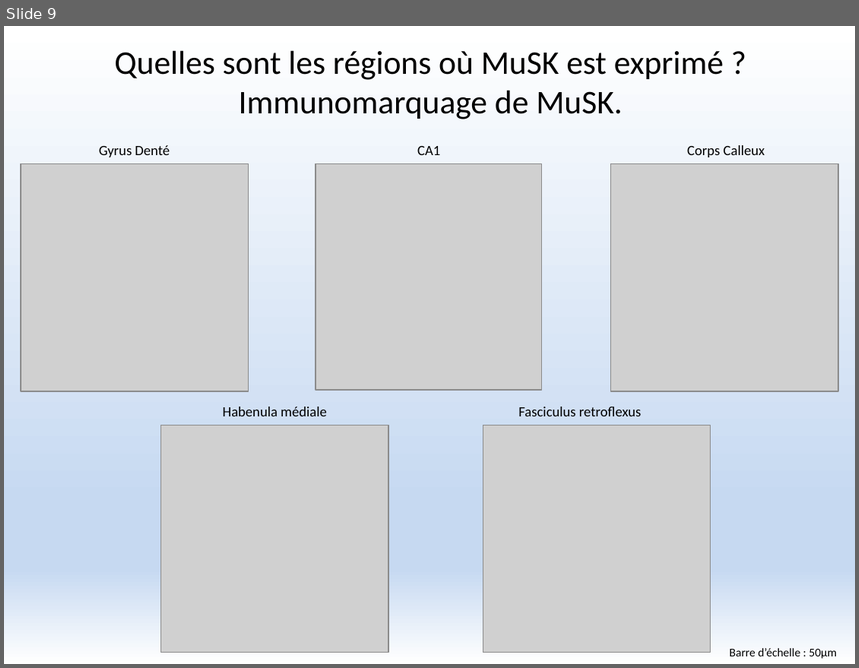
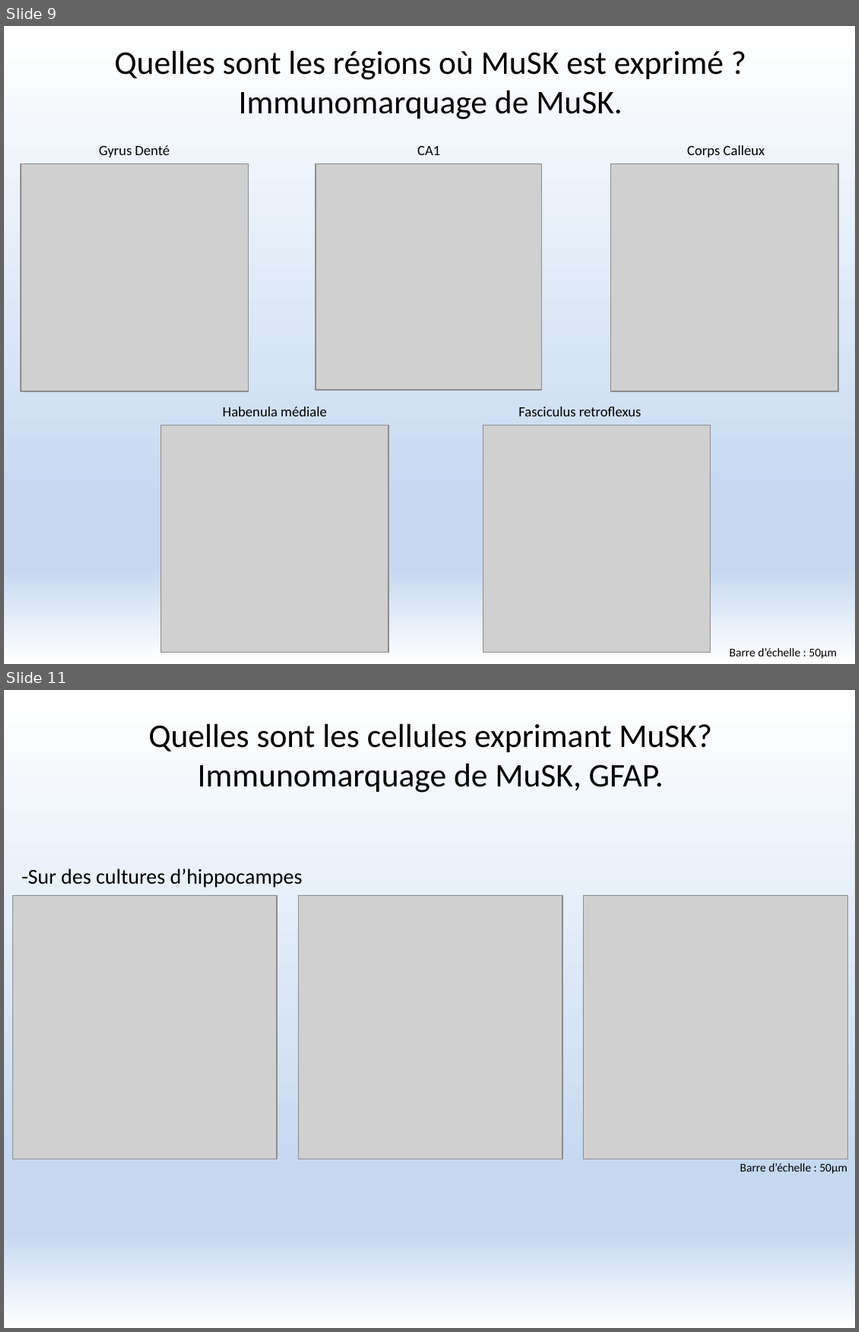
Before and after one commit to FlorentKl/rapport-m2, a slide deck: Présentation Oral.pptx. Shown one above the other, each under a label of ours: slide 9 before the commit, slides 9 and 11 after it; the slides between them are not shown. The pictures are 859x668 and 859x1332 pixels, drawn with LibreOffice and Linux fonts; fonts in the diff are those of the drawing; grey boxes stand for pictures. Boxes give left, top, right and bottom in pixels: in the first picture for what was removed or moved away, otherwise in the second. Text is boxed around its words. In the diff, an @@ line names an element or a change of style, - is before the commit and + after.

```diff
--- a/Présentation Oral.pptx
+++ b/Présentation Oral.pptx
@@ slide 11 added at bbox=[4, 690, 855, 1328], background gradient #FFFFFF to #C6D9F1 @@
@@ text added at bbox=[148, 723, 712, 793], 28 pt, text #000000 @@
+Quelles sont les cellules exprimant MuSK? Immunomarquage de MuSK, GFAP.
@@ title added at bbox=[21, 869, 303, 888], 18 pt, text #000000 @@
+-Sur des cultures d’hippocampes
@@ picture added at bbox=[12, 895, 276, 1159] @@
@@ picture added at bbox=[299, 895, 563, 1159] @@
@@ picture added at bbox=[584, 895, 848, 1159] @@
@@ text added at bbox=[740, 1163, 848, 1174], 10 pt, text #000000 @@
+Barre d’échelle : 50µm
```
Also in this commit, not shown: 2 slides changed.
